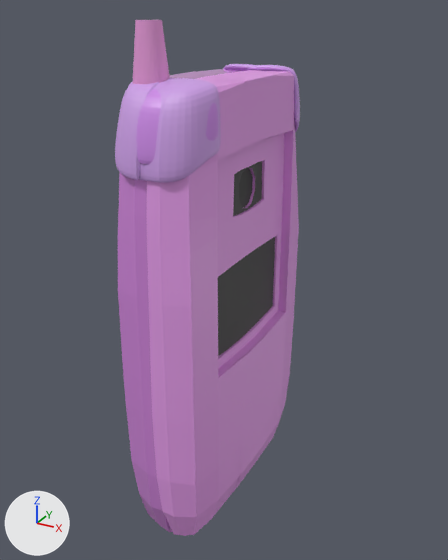
One commit to the glTF model src/public/NOKIA.glb: the scene before it, then after it.
Rendered twice from a 50 mm camera at (2.03, -3.79, 2.27) aimed at (-0.3, 0.45, 0.15). The lights are fixed; the arrows at lower left show +X, +Y and +Z. Where no turn or scale is listed for an object, it has been applied to the vertices.

Objects in the first picture: 'BackKnobs', 'BackPhone', 'Cylinder', 'FrontKnobs', 'FrontPhone', 'extra knobs'.
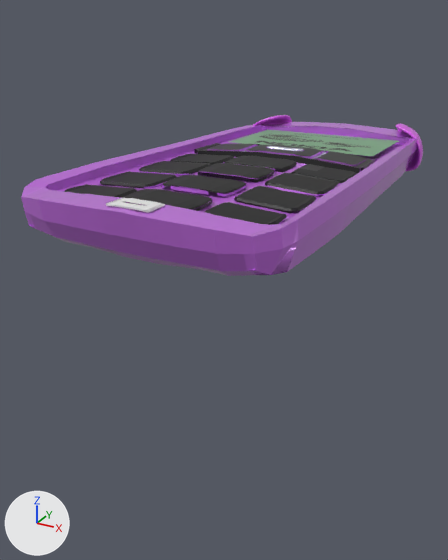
Location of each change, [x1, y1, x2, y2] in pixels of the pictures (448 x 560 px):
'FrontPhone', deleted (pink)
    before: [147, 70, 299, 536]
'Phone', added
    after: [21, 122, 418, 276]
'BackPhone', deleted (pink)
    before: [118, 69, 239, 532]
'FrontKnobs', deleted (purple)
    before: [139, 65, 300, 183]
'extra knobs', recoloured, moved, rescaled
    before: [136, 69, 273, 165]
    after: [253, 115, 423, 172]
'NokiaPic', added
    after: [229, 130, 399, 156]
'BackKnobs', deleted (purple)
    before: [115, 64, 252, 180]
'Cylinder', recoloured, moved
    before: [133, 20, 170, 84]
    after: [279, 126, 295, 127]
'Clip', added
    after: [106, 198, 165, 213]

The change, as a diff of the scene's bpy script:
```diff
--- a/src/public/NOKIA.glb.py
+++ b/src/public/NOKIA.glb.py
@@ mat_material_002 @@
 mat_material_002 = principled_material('Material.002')
-mat_material_002.base_color = (0.614, 0.26, 0.8)  # purple #ce8be7
+mat_material_002.base_color = (0.7, 0.117, 0.8)  # pink #da60e7
 mat_material_002.roughness = 0.334
@@ mat_material_005 @@
 mat_material_005 = principled_material('Material.005')
-mat_material_005.base_color = (0.0, 0.0, 0.0)  # black #000000
+mat_material_005.texture = img_nokia_image
@@ mat_pink @@
 mat_pink = principled_material('pink')
-mat_pink.base_color = (0.719, 0.274, 0.8)  # pink #dc8fe7
+mat_pink.base_color = (0.582, 0.17, 0.8)  # purple #c973e7
 mat_pink.metallic = 0.21
@@ mat_material_003 @@
 mat_material_003 = principled_material('Material.003')
-mat_material_003.base_color = (0.8, 0.327, 0.697)  # pink #e79bd9
+mat_material_003.base_color = (0.949, 1.0, 1.0)  # white #f9ffff
@@ me_cube_005_1 @@
+me_cube_005_1.from_pydata(...)  # 2762 vertices, 5169 faces; spans x -0.43..-0.08, y -0.79..1.02, z -1.19..2.44
+# faces by material slot: [2430, 310, 1089, 1340]
+me_cube_005_1.materials.append(mat_pink)  # purple #c973e7
+me_cube_005_1.materials.append(mat_metal)  # white #d2d2e7
+me_cube_005_1.materials.append(mat_black)  # black #000000
+me_cube_005_1.materials.append(mat_material_001)  # black #000000
@@ me_cube_008 @@
+me_cube_008.from_pydata(...)  # 4 vertices, 2 faces; spans x -0.548..0.777, y 1.248..2.107, z -0.204..-0.171
+me_cube_008.materials.append(mat_material_005)  # picture img_nokia_image
@@ me_cube_007_1 @@
+me_cube_007_1.from_pydata(...)  # 573 vertices, 1050 faces; spans x 0.033..0.324, y 1.112..1.283, z -6.136..-6.116
@@ ob_extra_knobs @@
 ob_extra_knobs = bpy.data.objects.new('extra knobs', me_cube_003)
-ob_extra_knobs.location = (0.0, 0.0, 0.0)
+ob_extra_knobs.parent = ob_phone
+ob_extra_knobs.location = (-0.175, 0.113, 0.611)
+ob_extra_knobs.scale = (0.657, 1.0, 1.0)
@@ ob_frontphone @@
-ob_frontphone = bpy.data.objects.new('FrontPhone', me_cube_004)
-ob_frontphone.location = (0.0, 0.0, 0.0)
@@ ob_frontknobs @@
-ob_frontknobs = bpy.data.objects.new('FrontKnobs', me_cube_001)
-ob_frontknobs.location = (0.0, 0.006, -0.022)
@@ ob_backphone @@
-ob_backphone = bpy.data.objects.new('BackPhone', me_cube_005)
-ob_backphone.location = (0.0, -0.113, 0.0)
@@ ob_backknobs @@
-ob_backknobs = bpy.data.objects.new('BackKnobs', me_cube_009)
-ob_backknobs.location = (-0.127, 0.006, -0.026)
@@ ob_cylinder @@
 ob_cylinder = bpy.data.objects.new('Cylinder', me_cylinder)
-ob_cylinder.parent = ob_backphone
-ob_cylinder.location = (0.679, -0.625, 2.419)
+ob_cylinder.parent = ob_phone
+ob_cylinder.location = (0.679, -0.625, 3.013)
@@ ob_phone @@
+ob_phone = bpy.data.objects.new('Phone', me_cube_005_1)
+ob_phone.location = (-0.094, -0.113, 1.345)
+ob_phone.rotation_euler = (-0.311, -1.598, -1.26)  # degrees (-18, -92, -72)
@@ ob_nokiapic @@
+ob_nokiapic = bpy.data.objects.new('NokiaPic', me_cube_008)
+ob_nokiapic.location = (-0.094, -0.113, 1.345)
@@ ob_clip @@
+ob_clip = bpy.data.objects.new('Clip', me_cube_007_1)
+ob_clip.location = (-0.144, -2.356, 7.414)
```
